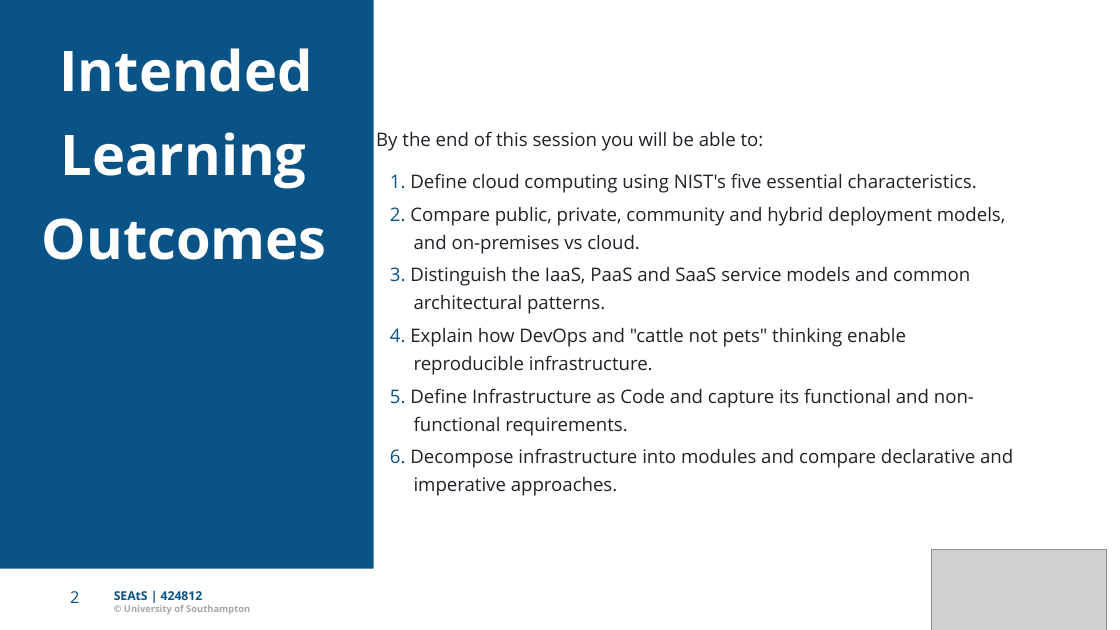
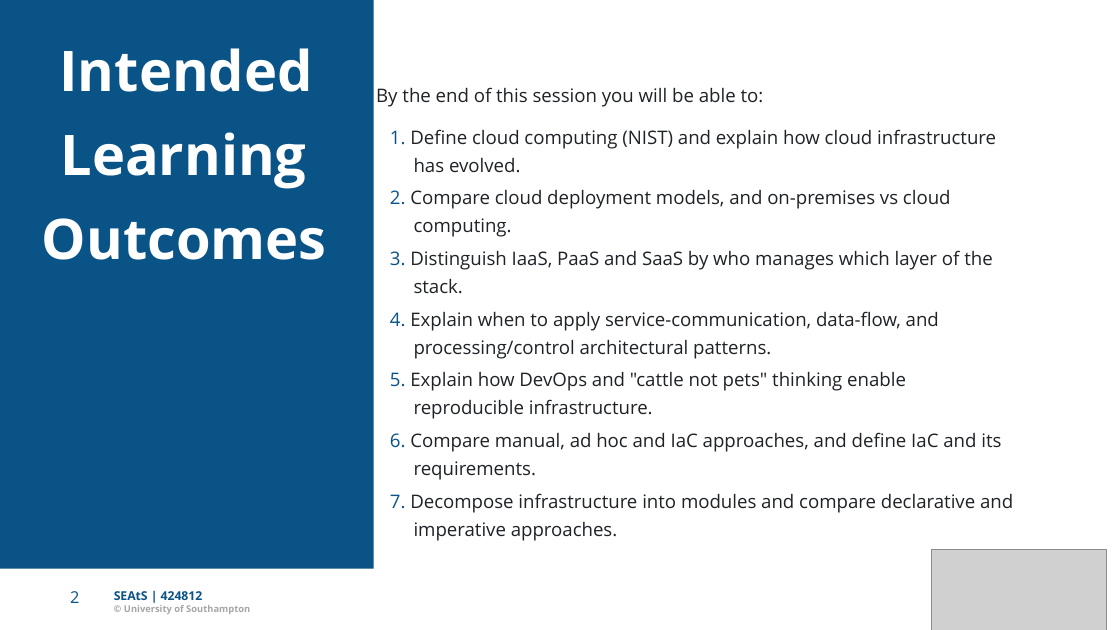
Before and after one commit to Dr-AlHashimy/Module_AICE2005_2627, a slide deck: slide 2 of html/COMP-_L7.1-part1.pptx. Drawn at 1120x630 pixels with LibreOffice and Linux fonts; fonts in the diff are those of the drawing; grey boxes stand for pictures. Boxes give left, top, right and bottom in pixels: in the first picture for what was removed or moved away, otherwise in the second. Text is boxed around its words. In the diff, an @@ line names an element or a change of style, - is before the commit and + after.

```diff
--- a/html/COMP-_L7.1-part1.pptx
+++ b/html/COMP-_L7.1-part1.pptx
@@ text "By the end of this ...": place and size @@
-text "By the end of this ..." at (376,131,764,151)
+text "By the end of this ..." at (376,87,764,107)
@@ text at (390,129,996,149): text changed @@
-1. Deﬁne cloud computing using NIST's ﬁve essential characteristics.
+1. Deﬁne cloud computing (NIST) and explain how cloud infrastructure
@@ text added at (414,158,520,172), 16 pt, text #1F2328 @@
+has evolved.
@@ text at (390,190,951,209): text changed @@
-2. Compare public, private, community and hybrid deployment models,
+2. Compare cloud deployment models, and on-premises vs cloud
@@ text removed at (414,235,640,254) @@
-and on-premises vs cloud.
@@ text added at (414,218,512,237), 16 pt, text #1F2328 @@
+computing.
@@ text at (390,250,992,270): text changed @@
-3. Distinguish the IaaS, PaaS and SaaS service models and common
+3. Distinguish IaaS, PaaS and SaaS by who manages which layer of the
@@ text added at (414,279,463,294), 16 pt, text #1F2328 @@
+stack.
@@ text added at (390,311,939,331), 16 pt, text #1F2328 @@
+4. Explain when to apply service-communication, data-ﬂow, and
@@ text at (414,340,771,359): text changed @@
-architectural patterns.
+processing/control architectural patterns.
@@ text at (390,372,906,391): text changed @@
-4. Explain how DevOps and "cattle not pets" thinking enable
+5. Explain how DevOps and "cattle not pets" thinking enable
@@ text removed at (390,388,974,408) @@
-5. Deﬁne Infrastructure as Code and capture its functional and non-
@@ text "reproducible infrastructure.": place and size @@
-text "reproducible infrastructure." at (414,355,653,375)
+text "reproducible infrastructure." at (414,399,653,419)
@@ text added at (390,432,1001,452), 16 pt, text #1F2328 @@
+6. Compare manual, ad hoc and IaC approaches, and deﬁne IaC and its
@@ text at (414,461,536,480): text changed @@
-functional requirements.
+requirements.
@@ text at (390,493,1013,513): text changed @@
-6. Decompose infrastructure into modules and compare declarative and
+7. Decompose infrastructure into modules and compare declarative and
@@ text "imperative approaches.": place and size @@
-text "imperative approaches." at (414,477,617,496)
+text "imperative approaches." at (414,522,617,541)
```
Also in this commit, not shown: 12 other slides changed, 15 slides added, 5 other files.
